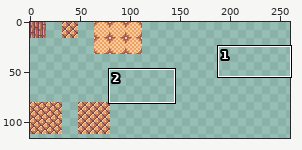
Two versions of one pixel-art file, Aseprites/Inside-Floor.aseprite. The first picture is a wide view before the edit; the outline marks the close-up.
Close-up. As it was:
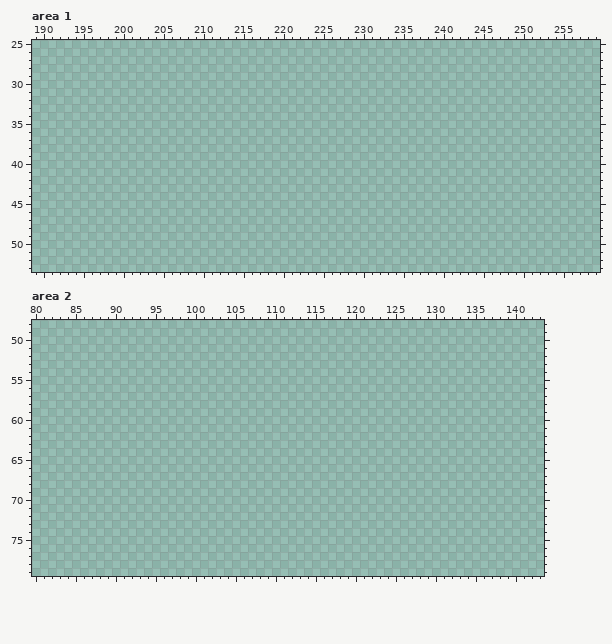
329x329 pixels, 1 frame. Shown: area 1: x 189..259, y 25..53; area 2: x 80..143, y 48..79. The wide view leaves out empty margins. The commit also changed other parts of the picture, which this record leaves out.
After:
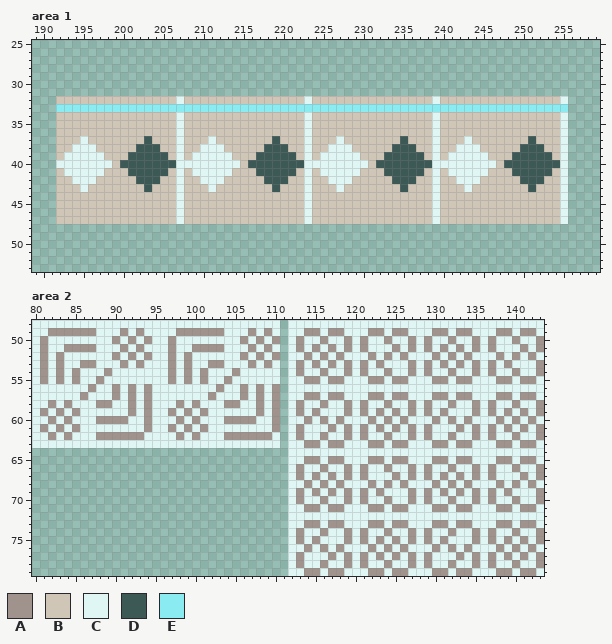
Palette (. is transparent): A #a0938e  B #cfc6b8  C #dff6f5  D #3c5956  E #8aebf1
What changed:
Changed rows in their new state; - is an unchanged pixel.
Area 1:
first column x 192:
32 BBBBBBBBBBBBBBBCBBBBBBBBBBBBBBBCBBBBBBBBBBBBBBBCBBBBBBBBBBBBBBBC
33 EEEEEEEEEEEEEEEEEEEEEEEEEEEEEEEEEEEEEEEEEEEEEEEEEEEEEEEEEEEEEEEE
34 BBBBBBBBBBBBBBBCBBBBBBBBBBBBBBBCBBBBBBBBBBBBBBBCBBBBBBBBBBBBBBBC
35 BBBBBBBBBBBBBBBCBBBBBBBBBBBBBBBCBBBBBBBBBBBBBBBCBBBBBBBBBBBBBBBC
36 BBBBBBBBBBBBBBBCBBBBBBBBBBBBBBBCBBBBBBBBBBBBBBBCBBBBBBBBBBBBBBBC
37 BBBCBBBBBBBDBBBCBBBCBBBBBBBDBBBCBBBCBBBBBBBDBBBCBBBCBBBBBBBDBBBC
38 BBCCCBBBBBDDDBBCBBCCCBBBBBDDDBBCBBCCCBBBBBDDDBBCBBCCCBBBBBDDDBBC
39 BCCCCCBBBDDDDDBCBCCCCCBBBDDDDDBCBCCCCCBBBDDDDDBCBCCCCCBBBDDDDDBC
40 CCCCCCCBDDDDDDDCCCCCCCCBDDDDDDDCCCCCCCCBDDDDDDDCCCCCCCCBDDDDDDDC
41 BCCCCCBBBDDDDDBCBCCCCCBBBDDDDDBCBCCCCCBBBDDDDDBCBCCCCCBBBDDDDDBC
42 BBCCCBBBBBDDDBBCBBCCCBBBBBDDDBBCBBCCCBBBBBDDDBBCBBCCCBBBBBDDDBBC
43 BBBCBBBBBBBDBBBCBBBCBBBBBBBDBBBCBBBCBBBBBBBDBBBCBBBCBBBBBBBDBBBC
44 BBBBBBBBBBBBBBBCBBBBBBBBBBBBBBBCBBBBBBBBBBBBBBBCBBBBBBBBBBBBBBBC
45 BBBBBBBBBBBBBBBCBBBBBBBBBBBBBBBCBBBBBBBBBBBBBBBCBBBBBBBBBBBBBBBC
46 BBBBBBBBBBBBBBBCBBBBBBBBBBBBBBBCBBBBBBBBBBBBBBBCBBBBBBBBBBBBBBBC
47 BBBBBBBBBBBBBBBCBBBBBBBBBBBBBBBCBBBBBBBBBBBBBBBCBBBBBBBBBBBBBBBC
Area 2:
first column x 80:
48 CCCCCCCCCCCCCCCCCCCCCCCCCCCCCCC-CCCCCCCCCCCCCCCCCCCCCCCCCCCCCCCC
49 CCAAAAAACCCACACCCCAAAAAACCCACAC-CCAACAACCCAACAACCCAACAACCCAACAAC
50 CACCCCCCCCACACACCACCCCCCCCACACA-CACCACCACACCACCACACCACCACACCACCA
51 CACCAAAACCCACACCCACCAAAACCCACAC-CACACACACACCCACACACACACACACCCACA
52 CACACCCCCCACACACCACACCCCCCACACA-CCACACACCCACACACCCACACACCCACACAC
53 CACACCAACCCACACCCACACCAACCCACAC-CACACACACACACCCACACACACACACACCCA
54 CACACACCCACCCCCCCACACACCCACCCCC-CACCACCACACCACCACACCACCACACCACCA
55 CACACACCACCCCCCCCACACACCACCCCCC-CCAACAACCCAACAACCCAACAACCCAACAAC
56 CCCCCCCACCACACACCCCCCCCACCACACA-CCCCCCCCCCCCCCCCCCCCCCCCCCCCCCCC
57 CCCCCCACCCACACACCCCCCCACCCACACA-CCAACAACCCAACAACCCAACAACCCAACAAC
58 CCACACCCAACCACACCCACACCCAACCACA-CACCACCACACCACCACACCACCACACCACCA
59 CACACACCCCCCACACCACACACCCCCCACA-CACACCCACACACACACACACCCACACACACA
60 CCACACCCAAAACCACCCACACCCAAAACCA-CCACACACCCACACACCCACACACCCACACAC
61 CACACACCCCCCCCACCACACACCCCCCCCA-CACCCACACACACACACACCCACACACACACA
62 CCACACCCAAAAAACCCCACACCCAAAAAAC-CACCACCACACCACCACACCACCACACCACCA
63 CCCCCCCCCCCCCCCCCCCCCCCCCCCCCCC-CCAACAACCCAACAACCCAACAACCCAACAAC
64 --------------------------------CCCCCCCCCCCCCCCCCCCCCCCCCCCCCCCC
65 --------------------------------CCAACAACCCAACAACCCAACAACCCAACAAC
66 --------------------------------CACCACCACACCACCACACCACCACACCACCA
67 --------------------------------CACACACACACCCACACACACACACACCCACA
68 --------------------------------CCACACACCCACACACCCACACACCCACACAC
69 --------------------------------CACACACACACACCCACACACACACACACCCA
70 --------------------------------CACCACCACACCACCACACCACCACACCACCA
71 --------------------------------CCAACAACCCAACAACCCAACAACCCAACAAC
72 --------------------------------CCCCCCCCCCCCCCCCCCCCCCCCCCCCCCCC
73 --------------------------------CCAACAACCCAACAACCCAACAACCCAACAAC
74 --------------------------------CACCACCACACCACCACACCACCACACCACCA
75 --------------------------------CACACCCACACACACACACACCCACACACACA
76 --------------------------------CCACACACCCACACACCCACACACCCACACAC
77 --------------------------------CACCCACACACACACACACCCACACACACACA
78 --------------------------------CACCACCACACCACCACACCACCACACCACCA
79 --------------------------------CCAACAACCCAACAACCCAACAACCCAACAAC
